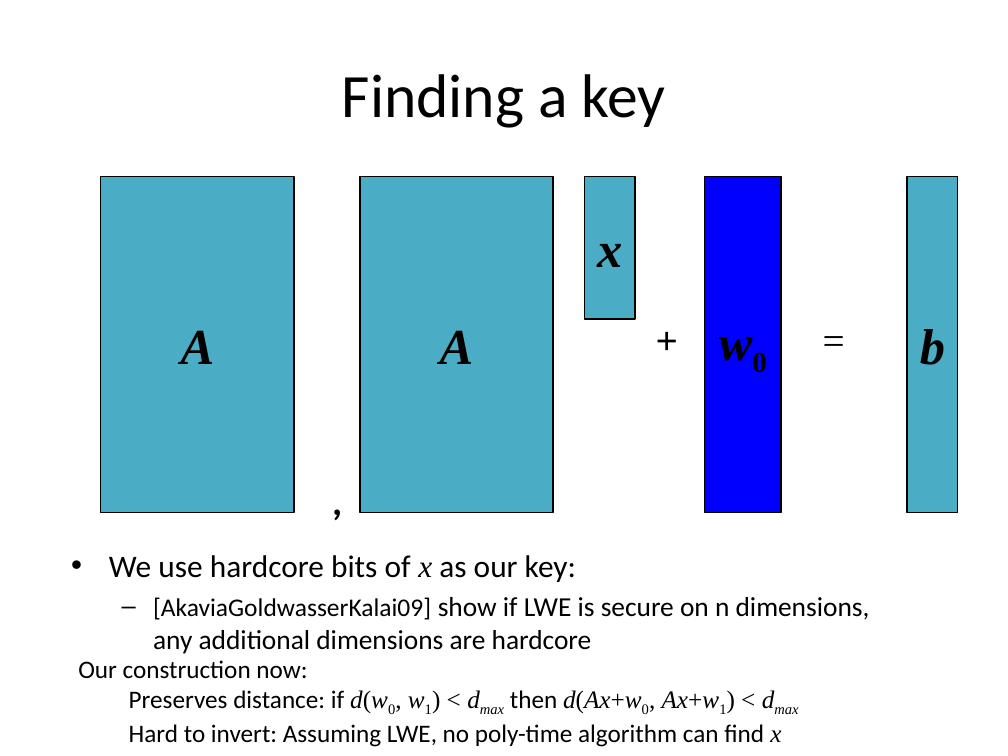
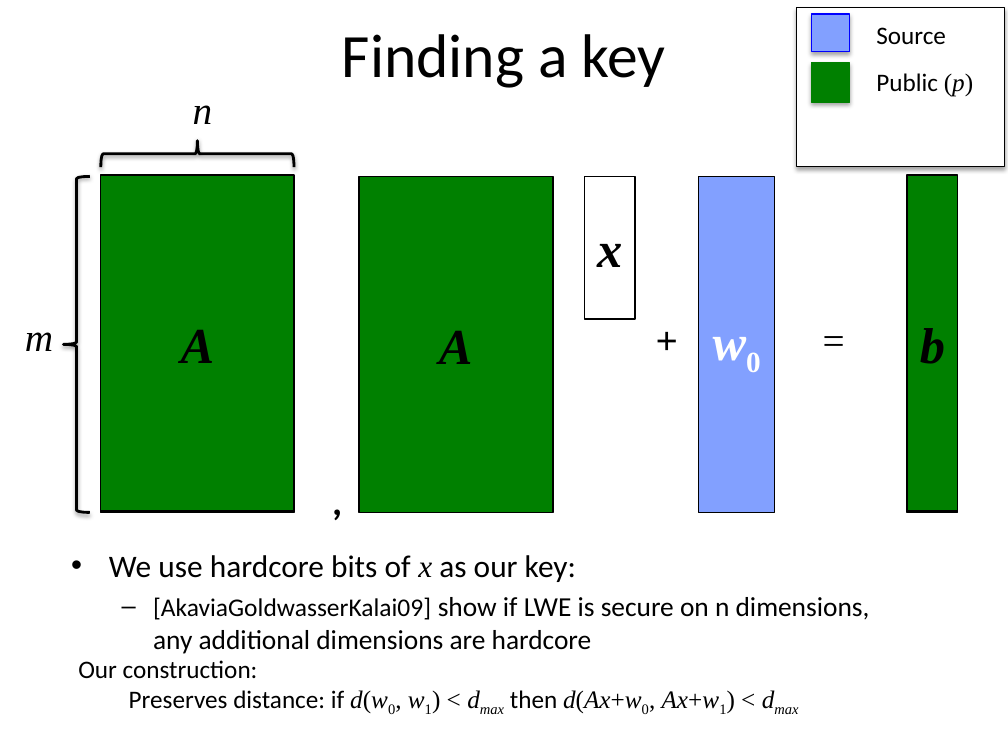
Before and after one commit to xianruimeng/comp-fuzzy-ext, a slide deck: slide 35 of ComputationalFuzzyExtractors.pptx (slide 33 before the commit). Drawn at 1008x756 pixels with LibreOffice and Linux fonts; fonts in the diff are those of the drawing. Boxes give left, top, right and bottom in pixels: in the first picture for what was removed or moved away, otherwise in the second. Text is boxed around its words. In the diff, an @@ line names an element or a change of style, - is before the commit and + after.

```diff
--- a/ComputationalFuzzyExtractors.pptx
+++ b/ComputationalFuzzyExtractors.pptx
@@ title "Finding a key": place and size @@
-title "Finding a key" at (342, 74, 666, 128)
+title "Finding a key" at (342, 34, 666, 88)
@@ rectangle added at (796, 8, 1004, 167), fill #FFFFFF, outline #000000 0.75 pt @@
@@ rectangle added at (811, 14, 850, 52), fill #82A0FF, outline #0000FF 0.75 pt @@
@@ text added at (876, 27, 946, 45), 18 pt, text #000000 @@
+Source
@@ rectangle added at (811, 62, 850, 102), fill #008000, outline #008000 0.75 pt @@
@@ text added at (876, 73, 973, 97), 18 pt, text #000000 @@
+Public (p)
@@ text added at (193, 105, 213, 124), 28 pt, text #000000, italic @@
+n
@@ left brace added at (101, 141, 294, 167), outline #000000 2 pt @@
@@ left brace added at (64, 176, 90, 512), outline #000000 2 pt @@
@@ rectangle added at (101, 175, 294, 511), fill #008000, outline #000000 1 pt, 36 pt, text #000000, bold, italic @@
+A
@@ rectangle added at (359, 176, 552, 512), fill #008000, outline #000000 1 pt, 36 pt, text #000000, bold, italic @@
+A
@@ rectangle "x" at (585, 176, 635, 320): fill #4BACC6 to none @@
@@ rectangle "w0": place and size @@
-rectangle "w0" at (705, 176, 781, 512)
+rectangle "w0" at (699, 176, 775, 512)
@@ rectangle "w0" at (699, 176, 775, 512): text colour #000000 to #FFFFFF; fill #0000FF to #82A0FF @@
@@ rectangle removed at (711, 176, 761, 512) @@
-e
@@ rectangle added at (907, 175, 958, 511), fill #008000, outline #000000 1 pt, 36 pt, text #000000, bold, italic @@
+b
@@ text added at (25, 332, 53, 351), 28 pt, text #000000, italic @@
+m
@@ text at (78, 660, 258, 679): text changed @@
-Our construction now:
+Our construction:
@@ text at (129, 724, 781, 747): paragraph removed @@
-  Hard to invert: Assuming LWE, no poly-time algorithm can find x
```
Also in this commit, not shown: 33 other slides changed, 4 slides added, 2 slides removed, 1 other file.
